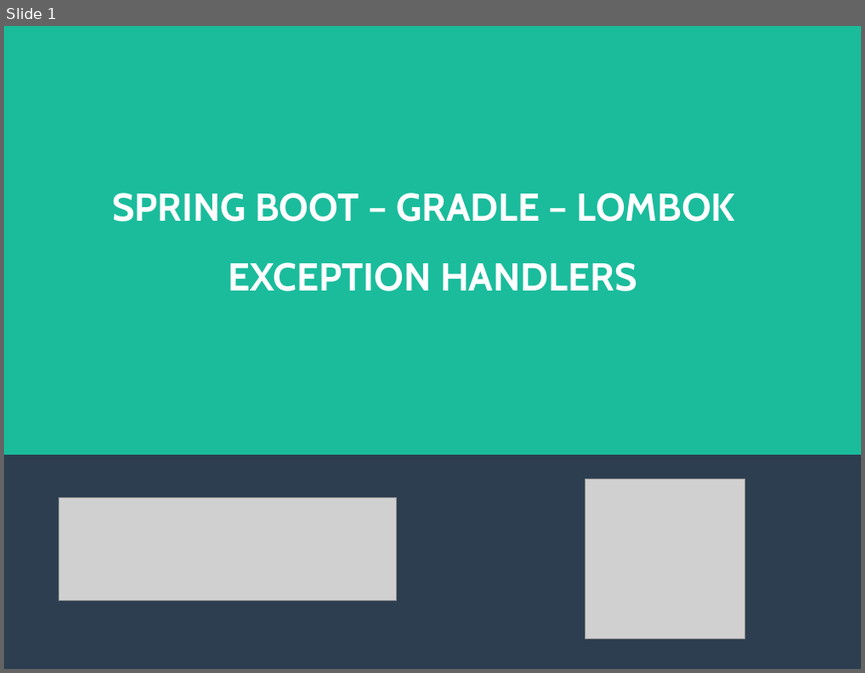
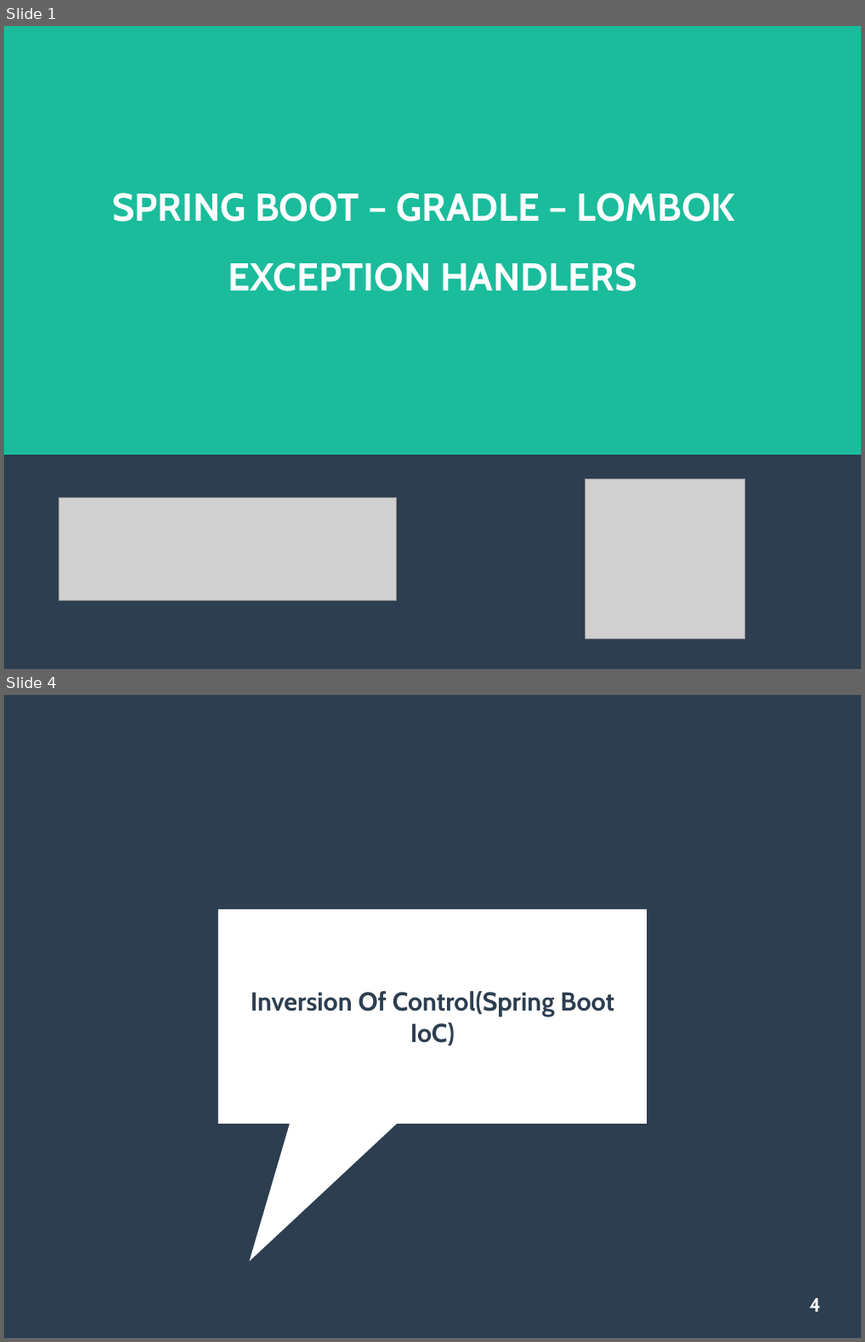
Before and after one commit to viniciusFortti/test, a slide deck: Apresentação/ApresentaçãoQuintaSemana.odp. Shown one above the other, each under a label of ours: slide 1 before the commit, slides 1 and 4 after it; the slides between them are not shown. The pictures are 865x673 and 865x1342 pixels, drawn with LibreOffice and Linux fonts; fonts in the diff are those of the drawing; grey boxes stand for pictures. Boxes give left, top, right and bottom in pixels: in the first picture for what was removed or moved away, otherwise in the second. Text is boxed around its words. In the diff, an @@ line names an element or a change of style, - is before the commit and + after.

```diff
--- a/Apresentação/ApresentaçãoQuintaSemana.odp
+++ b/Apresentação/ApresentaçãoQuintaSemana.odp
@@ slide 4 added at box(4, 695, 861, 1338), background #2C3E50 @@
@@ speech box added at box(218, 909, 647, 1124), fill #FFFFFF @@
@@ title added at box(250, 991, 614, 1045), 24 pt, text #2C3E50, bold @@
+Inversion Of Control(Spring Boot IoC)
@@ page number added at box(809, 1298, 820, 1311), 18 pt, text #FFFFFF, bold @@
+4
```
Also in this commit, not shown: 4 other slides added, 2 slides removed, 1 other file.
